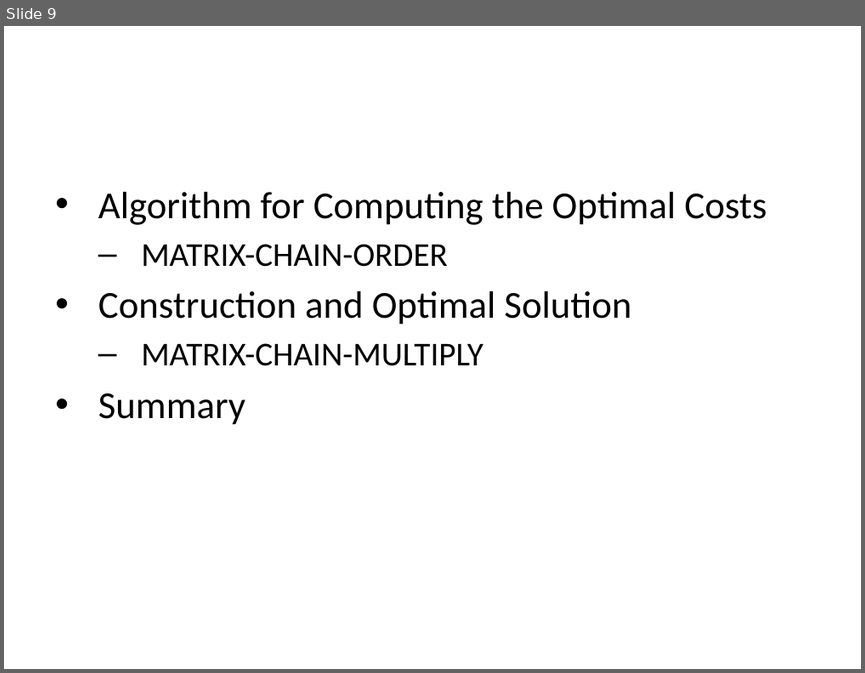
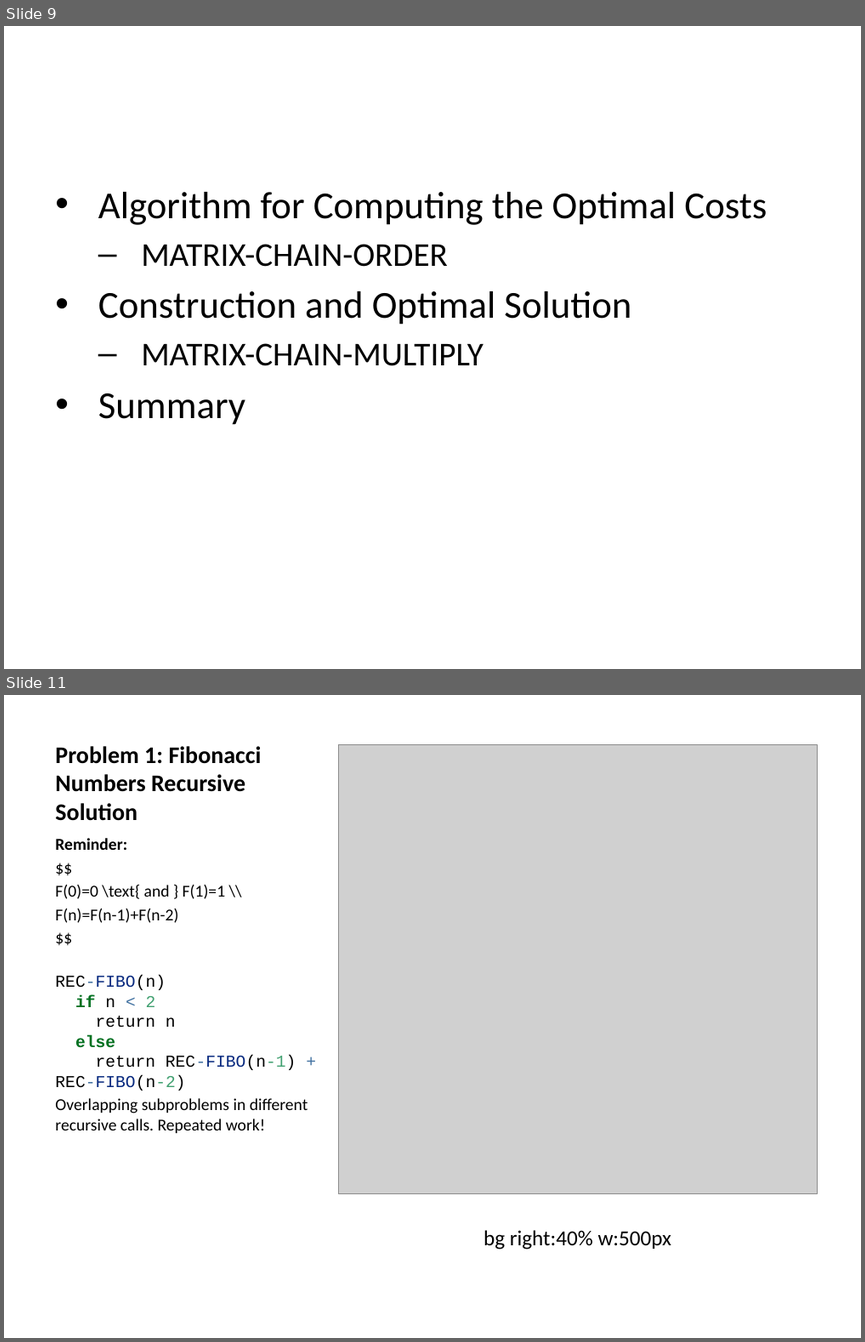
Before and after one commit to ucoruh/ce100-algorithms-and-programming-II, a slide deck: docs/week-5/ce100-week-5-dp.md_word.pptx. Shown one above the other, each under a label of ours: slide 9 before the commit, slides 9 and 11 after it; the slides between them are not shown. The pictures are 865x673 and 865x1342 pixels, drawn with LibreOffice and Linux fonts; fonts in the diff are those of the drawing; grey boxes stand for pictures. Boxes give left, top, right and bottom in pixels: in the first picture for what was removed or moved away, otherwise in the second. Text is boxed around its words. In the diff, an @@ line names an element or a change of style, - is before the commit and + after.

```diff
--- a/docs/week-5/ce100-week-5-dp.md_word.pptx
+++ b/docs/week-5/ce100-week-5-dp.md_word.pptx
@@ slide 11 added at box(4, 695, 861, 1338), background #FFFFFF @@
@@ picture added at box(338, 744, 817, 1194) @@
@@ title added at box(55, 746, 262, 821), 20 pt, text #000000, bold @@
+Problem 1: Fibonacci Numbers Recursive Solution
@@ text added at box(55, 838, 308, 1133), 14 pt, text #000000 @@
+Reminder:
+$$
+F(0)=0 \text{ and } F(1)=1 \\
+F(n)=F(n-1)+F(n-2)
+$$
+REC-FIBO(n)
+if n < 2
+return n
+else
+return REC-FIBO(n-1) + REC-FIBO(n-2)
+Overlapping subproblems in different recursive calls. Repeated work!
@@ text added at box(483, 1230, 672, 1249), 18 pt, text #000000 @@
+bg right:40% w:500px
```
Also in this commit, not shown: 39 other slides added, 22 other files.
